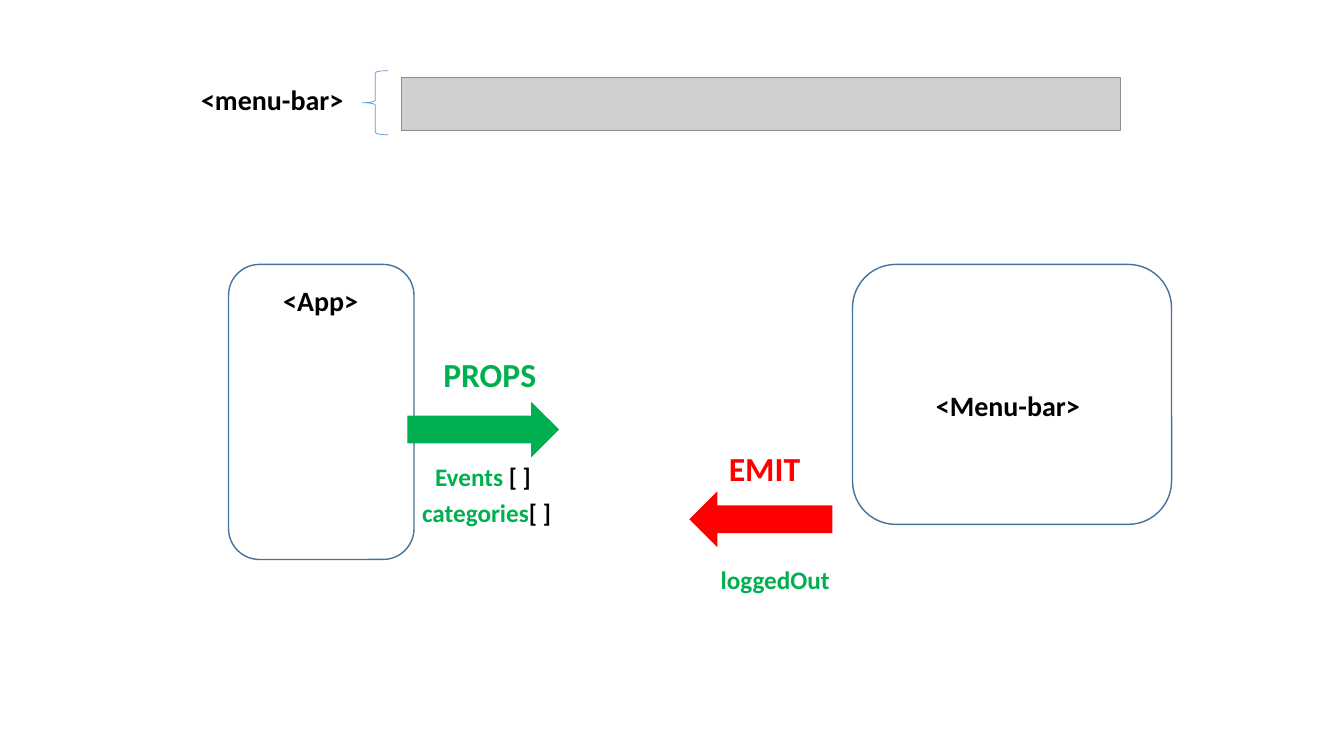
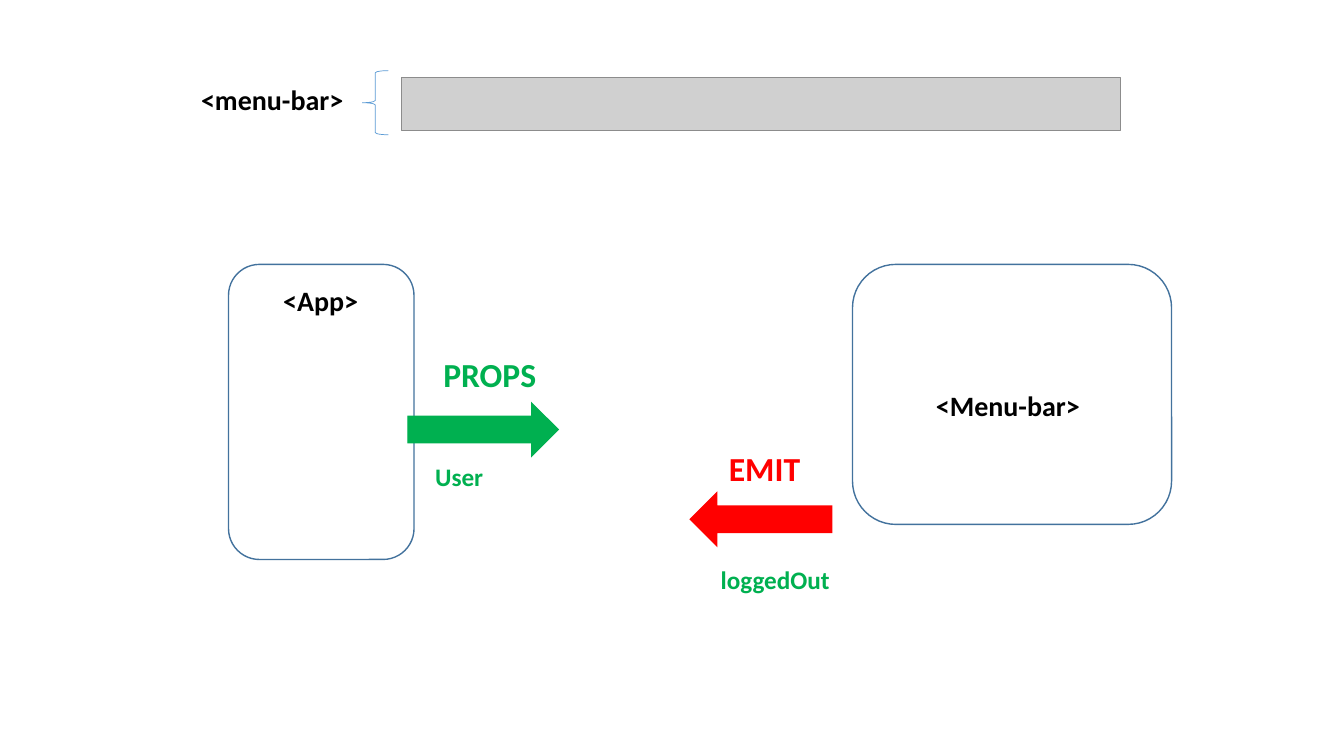
Before and after one commit to pnc-virtual-company/2021-G8-V2-PART1, a slide deck: slide 4 of docs/COMPONENT-DIAGRAM.pptx. Drawn at 1344x756 pixels with LibreOffice and Linux fonts; fonts in the diff are those of the drawing; grey boxes stand for pictures. Boxes give left, top, right and bottom in pixels: in the first picture for what was removed or moved away, otherwise in the second. Text is boxed around its words. In the diff, an @@ line names an element or a change of style, - is before the commit and + after.

```diff
--- a/docs/COMPONENT-DIAGRAM.pptx
+++ b/docs/COMPONENT-DIAGRAM.pptx
@@ text at [435, 469, 483, 487]: text changed @@
-Events [ ]
+User
@@ text removed at [422, 503, 537, 527] @@
-categories[ ]
```
Also in this commit, not shown: 1 slide added.
